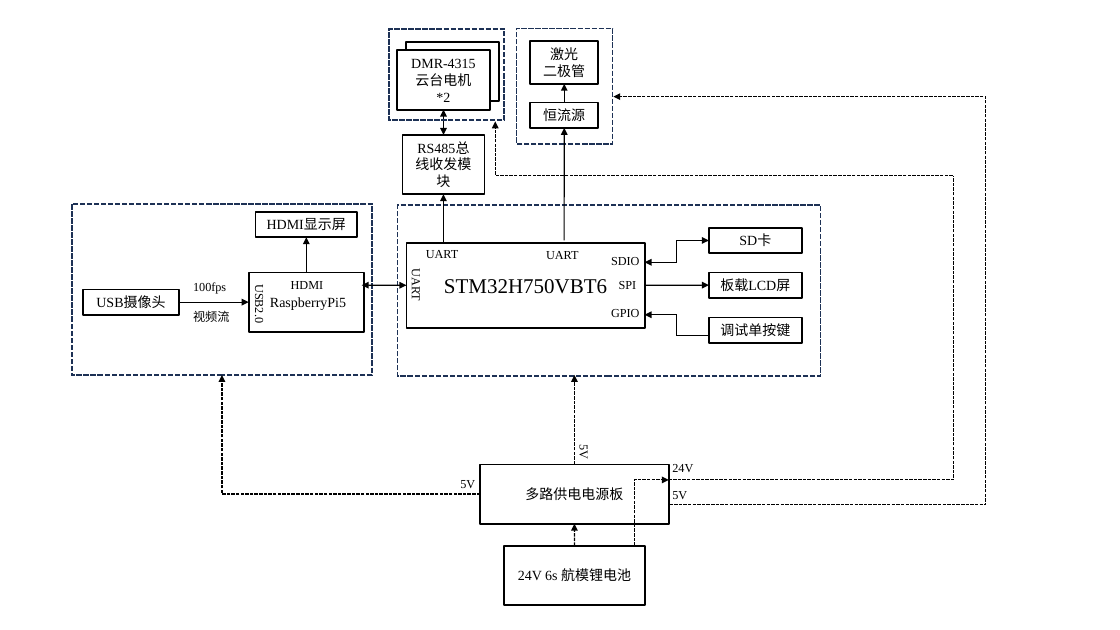
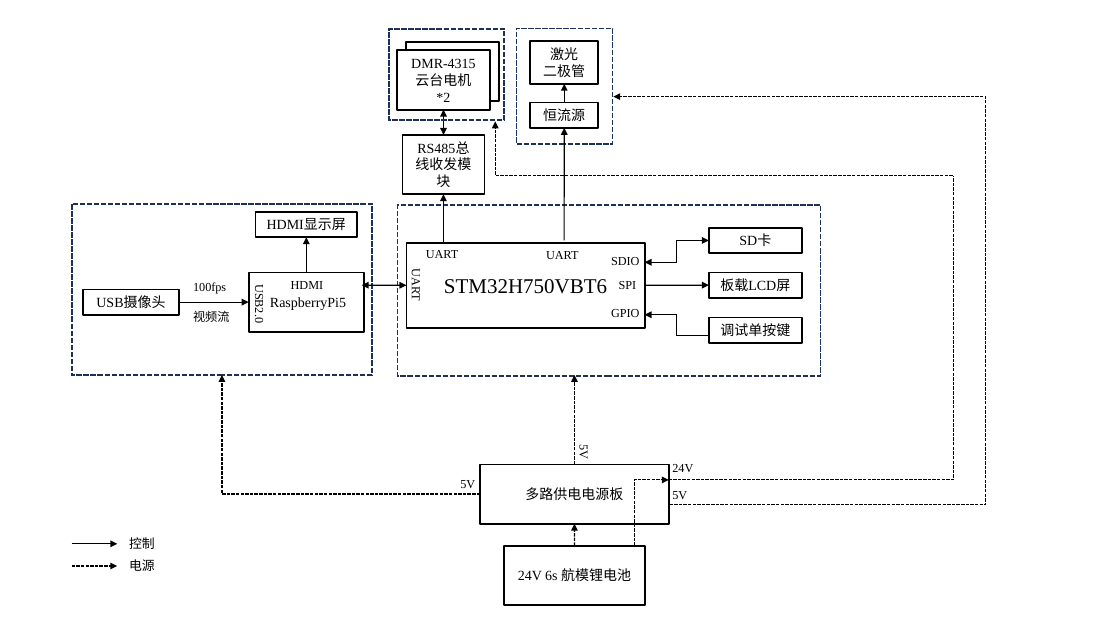
Before and after one commit to Mr-Pian/MSB_Project, a slide deck: slide 1 of Document/报告/一些框图.pptx. Drawn at 1120x630 pixels with LibreOffice and Linux fonts; fonts in the diff are those of the drawing. Boxes give left, top, right and bottom in pixels: in the first picture for what was removed or moved away, otherwise in the second. Text is boxed around its words. In the diff, an @@ line names an element or a change of style, - is before the commit and + after.

Commit message:
画了一些框图

```diff
--- a/Document/报告/一些框图.pptx
+++ b/Document/报告/一些框图.pptx
@@ text added at (129,537,155,549), 11 pt, text #000000 @@
+控制
@@ arrow added from (71, 544) to (118, 544), #000000 1 pt @@
@@ arrow added from (71, 566) to (118, 566), #000000 1 pt dashed @@
@@ text added at (129,559,155,571), 11 pt, text #000000 @@
+电源
```
